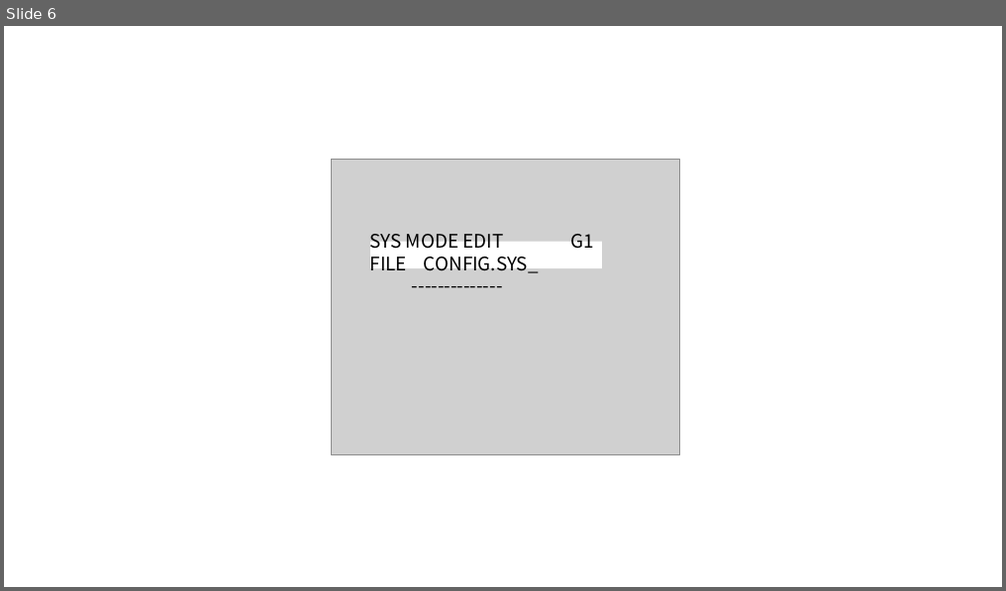
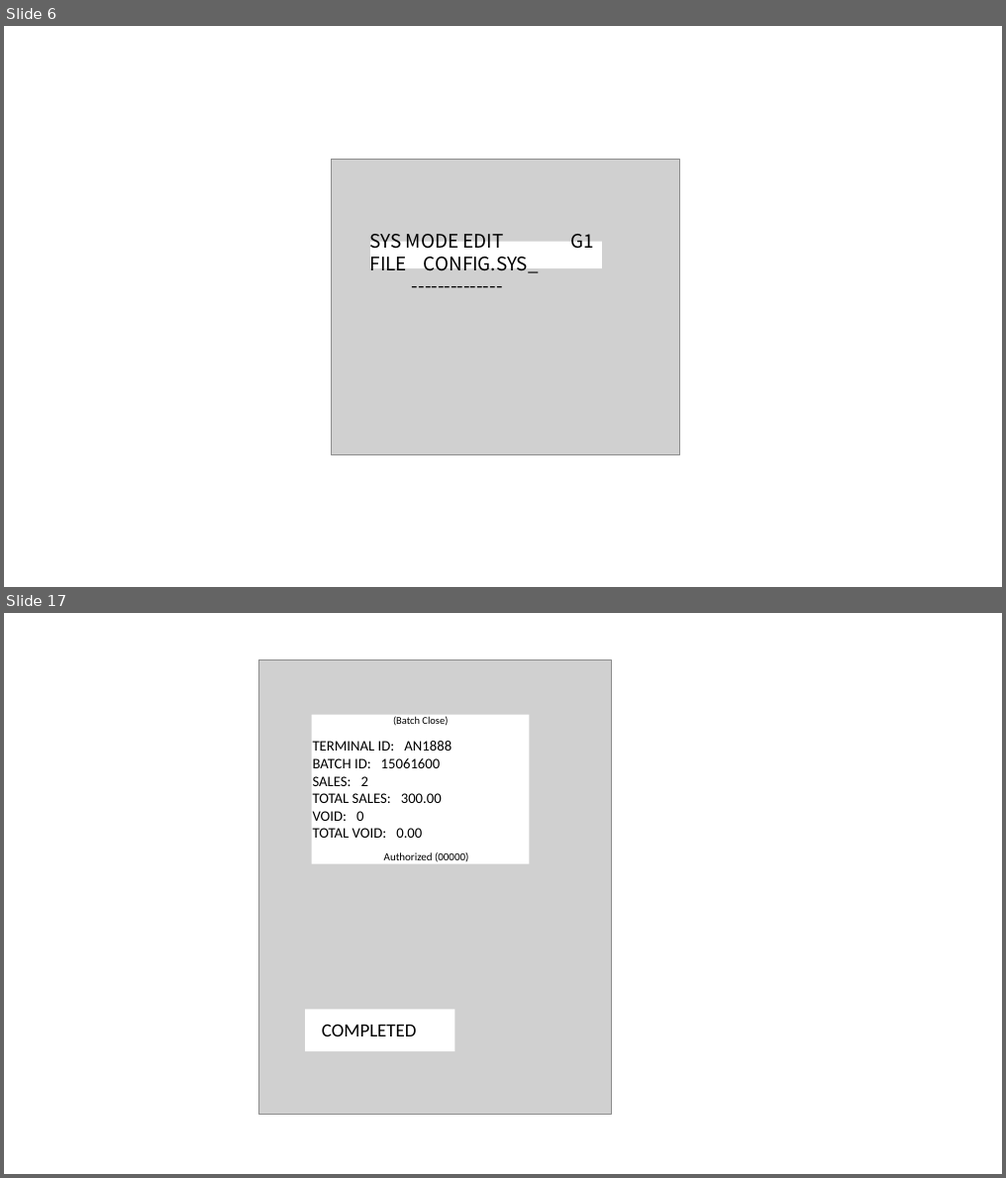
Before and after one commit to Jesusdiazcienciadatos/ationetdocs, a slide deck: Content/Images/standAloneTerminal/standAloneTerminalImages.pptx. Shown one above the other, each under a label of ours: slide 6 before the commit, slides 6 and 17 after it; the slides between them are not shown. The pictures are 1006x591 and 1006x1178 pixels, drawn with LibreOffice and Linux fonts; fonts in the diff are those of the drawing; grey boxes stand for pictures. Boxes give left, top, right and bottom in pixels: in the first picture for what was removed or moved away, otherwise in the second. Text is boxed around its words. In the diff, an @@ line names an element or a change of style, - is before the commit and + after.

```diff
--- a/Content/Images/standAloneTerminal/standAloneTerminalImages.pptx
+++ b/Content/Images/standAloneTerminal/standAloneTerminalImages.pptx
@@ slide 17 added at <box>4,613,1002,1174</box>, background #FFFFFF @@
@@ picture added at <box>258,660,611,1114</box> @@
@@ rectangle added at <box>312,715,530,864</box>, fill #FFFFFF @@
@@ text added at <box>393,716,448,726</box>, 10 pt, text #000000 @@
+(Batch Close)
@@ text added at <box>313,741,451,838</box>, 14 pt, text #000000 @@
+TERMINAL ID: AN1888
+BATCH ID: 15061600
+SALES: 2
+TOTAL SALES: 300.00
+VOID: 0
+TOTAL VOID: 0.00
@@ text added at <box>384,853,468,862</box>, 10.5 pt, text #000000 @@
+Authorized (00000)
@@ rectangle added at <box>305,1009,454,1052</box>, fill #FFFFFF @@
@@ text added at <box>322,1024,417,1037</box>, 18 pt, text #000000 @@
+COMPLETED
```
Also in this commit, not shown: 15 other slides added, 19 other files.
